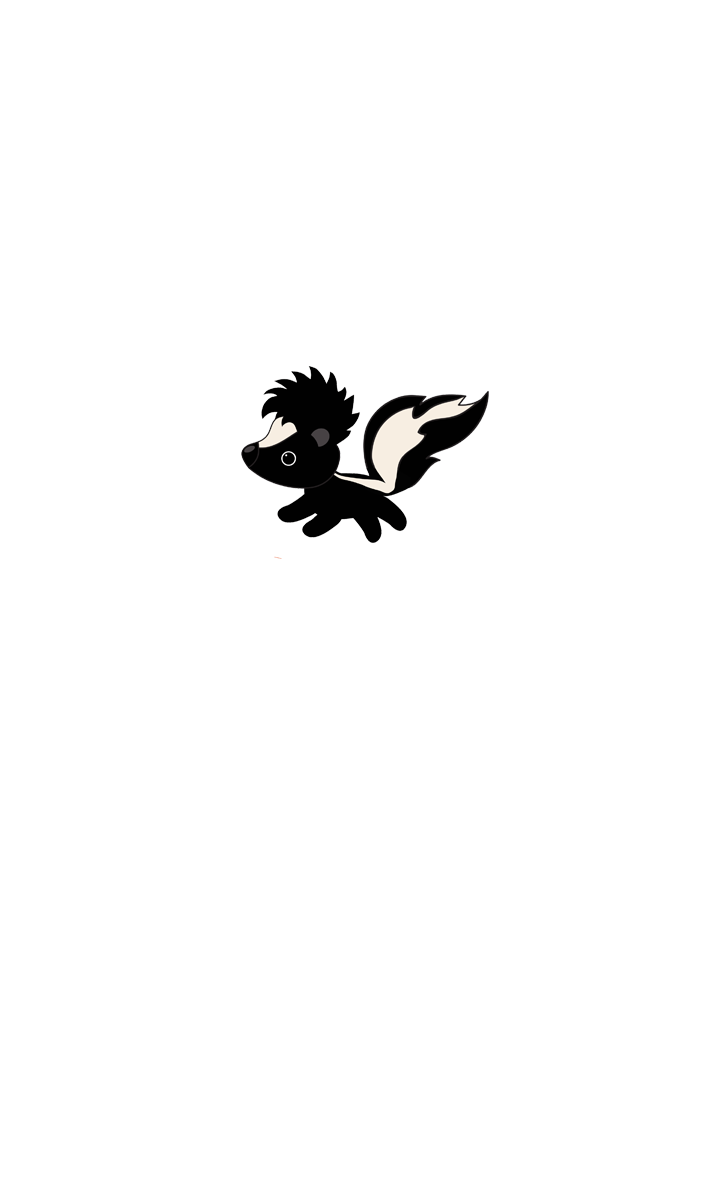
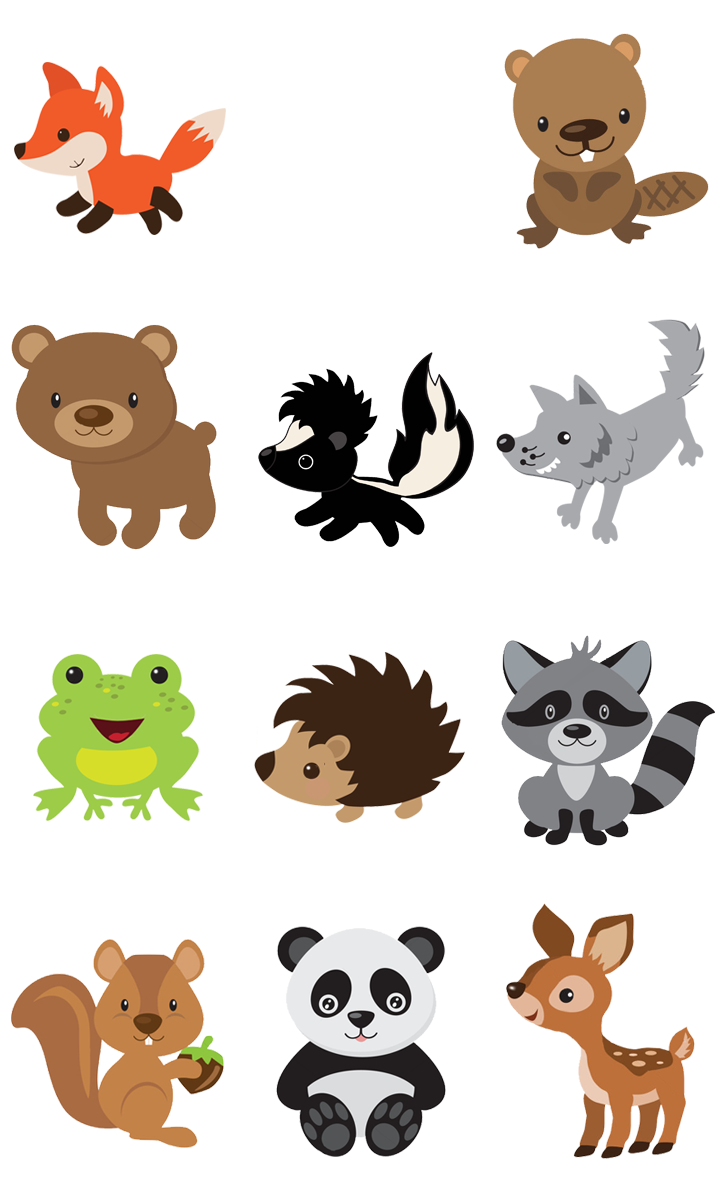
Layer changes from the first 720px x 1180px image to the second:
added layer "Racoon" above "Beaver" over (x1=501, y1=635, x2=715, y2=846)
added layer "Beaver" above "Frog" over (x1=504, y1=33, x2=709, y2=249)
added layer "Frog" above "Panda" over (x1=33, y1=654, x2=203, y2=821)
added layer "Panda" above "Deer" over (x1=276, y1=926, x2=446, y2=1157)
added layer "Deer" above "Layer 3" over (x1=506, y1=903, x2=695, y2=1159)
added layer "Layer 3" above "Layer 2" over (x1=496, y1=319, x2=705, y2=544)
hid "Layer 1", painted on it over (x1=241, y1=366, x2=704, y2=559)
added layer "Squirrel" above "Hedgehog" over (x1=11, y1=939, x2=224, y2=1148)
added layer "Hedgehog" above "Bear" over (x1=254, y1=652, x2=465, y2=823)
added layer "Bear" above "Fox" over (x1=11, y1=324, x2=217, y2=550)
added layer "Fox" above "Skunk" over (x1=14, y1=62, x2=226, y2=235)
added layer "Skunk" above "Background" over (x1=258, y1=352, x2=474, y2=547)
